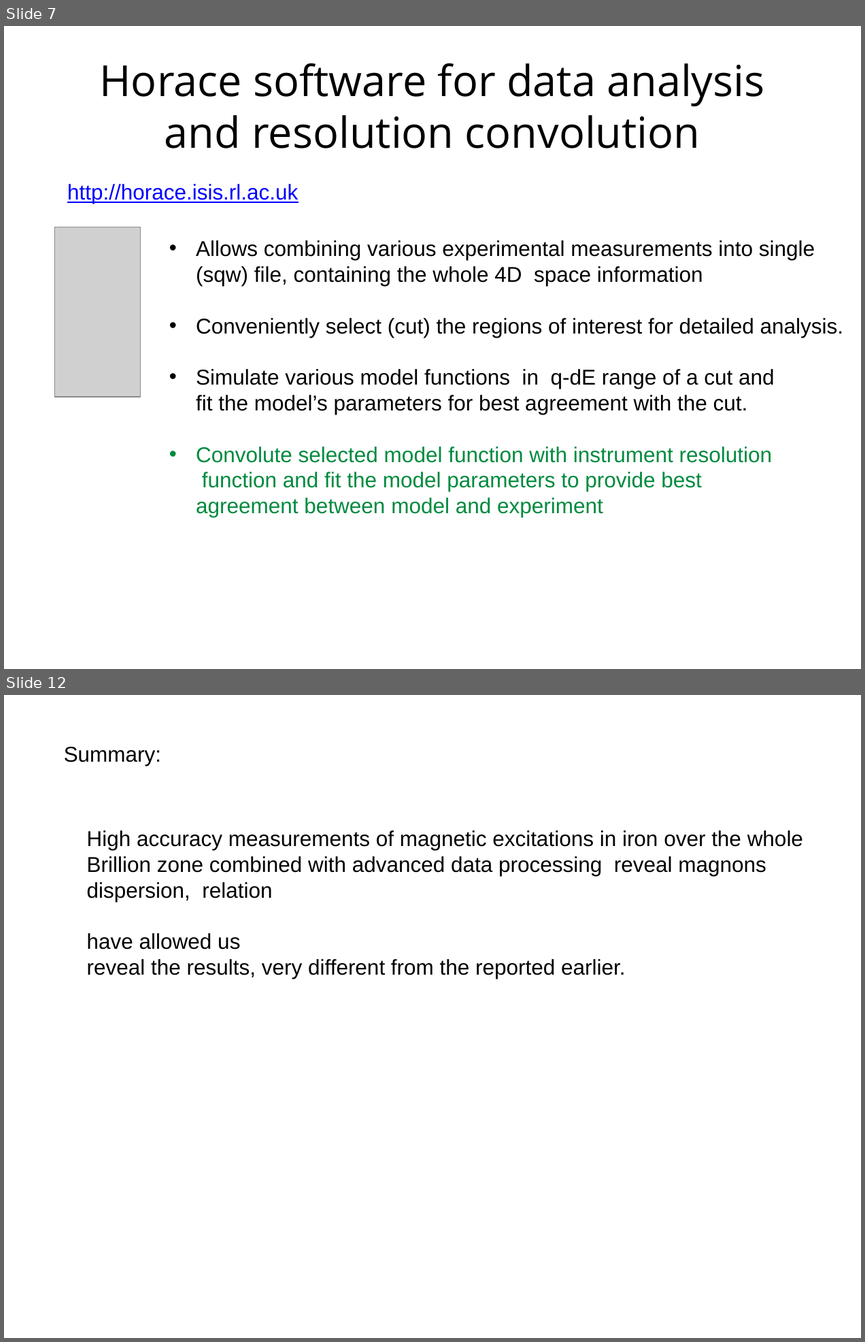
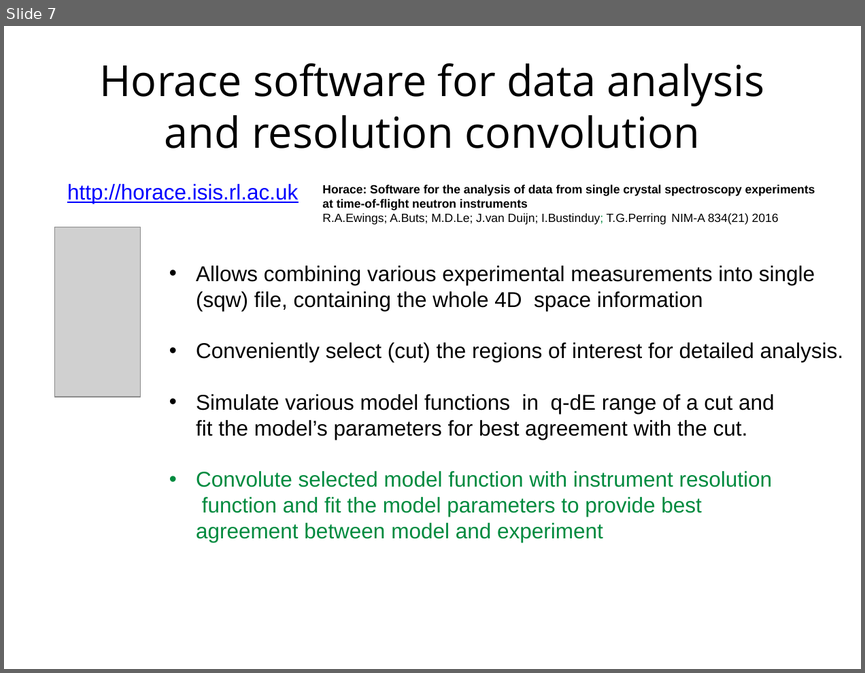
Before and after one commit to abuts/Fe, a slide deck: June2017/Icns2017/ICNS2017.ppt. Shown one above the other, each under a label of ours: slides 7 and 12 before the commit, slide 7 after it; the slides between them are not shown. The pictures are 865x1342 and 865x673 pixels, drawn with LibreOffice and Linux fonts; fonts in the diff are those of the drawing; grey boxes stand for pictures; background and template pictures are left out. Boxes give left, top, right and bottom in pixels: in the first picture for what was removed or moved away, otherwise in the second. Text is boxed around its words. In the diff, an @@ line names an element or a change of style, - is before the commit and + after.

```diff
--- a/June2017/Icns2017/ICNS2017.ppt
+++ b/June2017/Icns2017/ICNS2017.ppt
@@ slide 12 removed at bbox=[4, 695, 861, 1338], background #FFFFFF @@
@@ text removed at bbox=[64, 747, 161, 766] @@
-Summary:
@@ text removed at bbox=[87, 830, 803, 979] @@
-High accuracy measurements of magnetic excitations in iron over the whole
-Brillion zone combined with advanced data processing reveal magnons
-dispersion, relation
-have allowed us
-reveal the results, very different from the reported earlier.
@@ slide 7 changed as well @@
@@ text added at bbox=[322, 184, 815, 225], 10 pt, text #000000, bold @@
+Horace: Software for the analysis of data from single crystal spectroscopy experiments at time-of-flight neutron instruments
+R.A.Ewings; A.Buts; M.D.Le; J.van Duijn; I.Bustinduy; T.G.Perring NIM-A 834(21) 2016
@@ text "Allows combining various experimental measurements ...": place and size @@
-text "Allows combining various experimental measurements ..." at bbox=[196, 240, 843, 517]
+text "Allows combining various experimental measurements ..." at bbox=[196, 265, 843, 542]
```
Also in this commit, not shown: 6 other slides changed, 5 slides added, 5 other slides removed, 4 other files.
